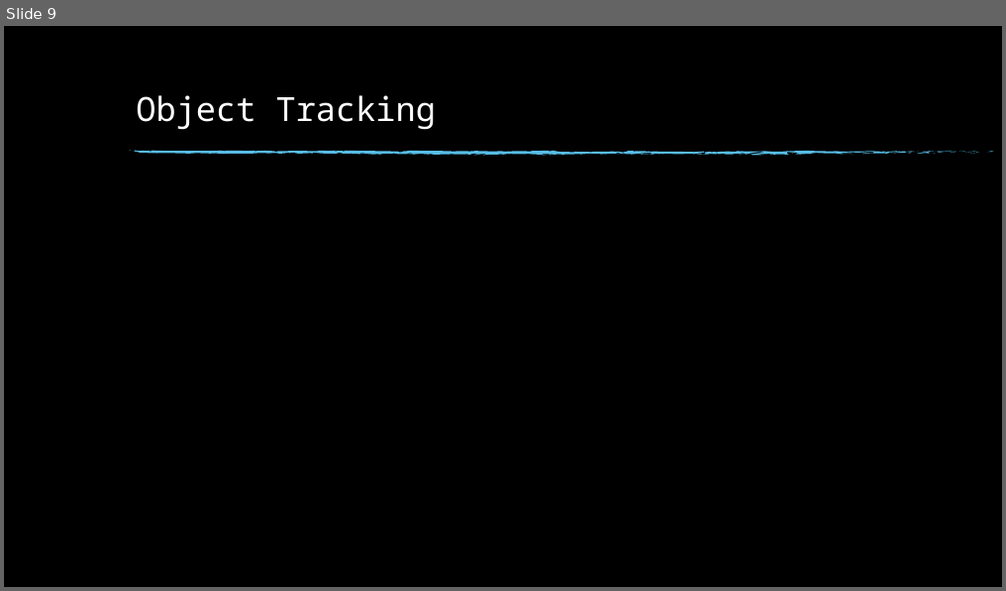
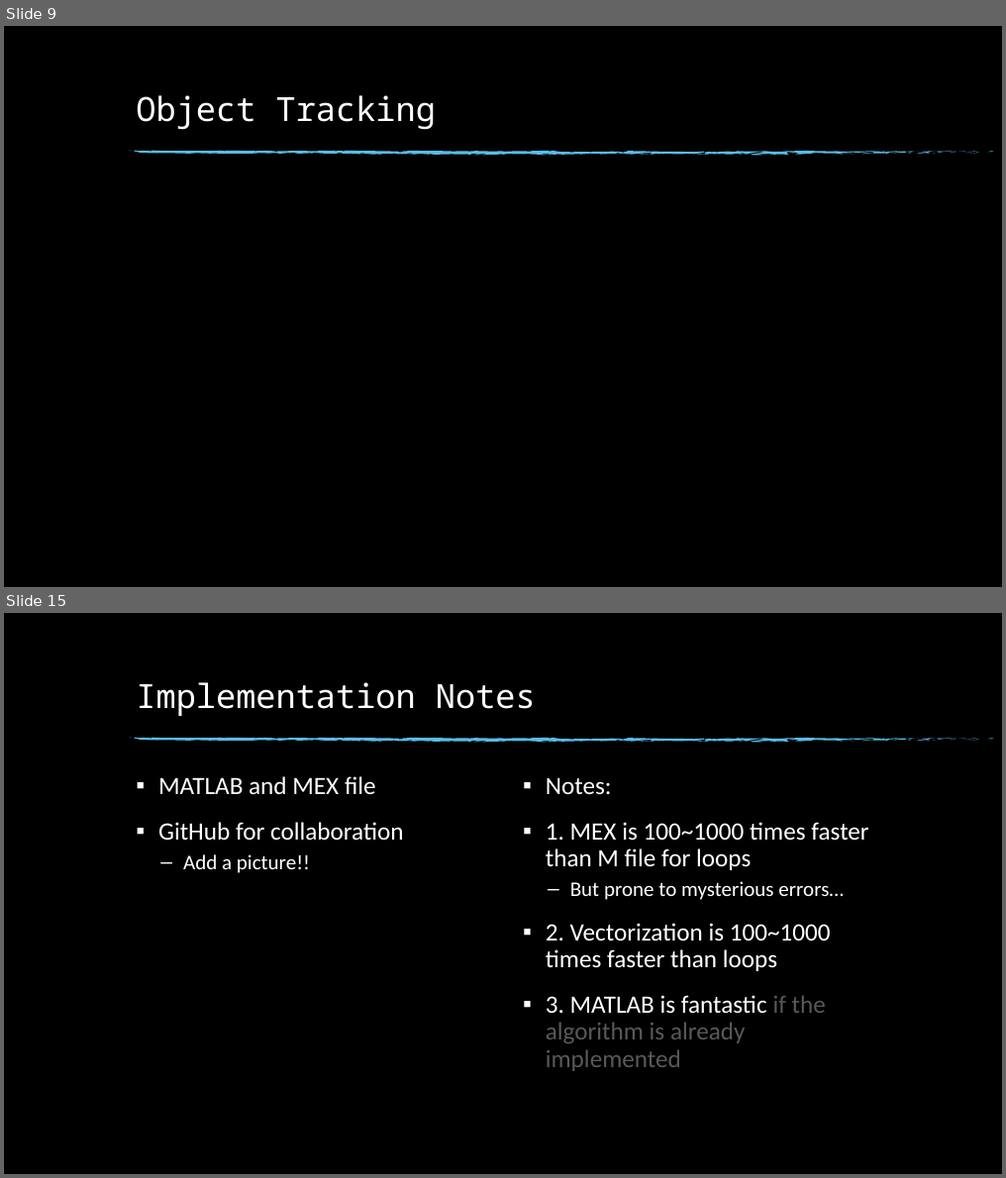
Before and after one commit to MKimiSH/PixMix-inpainting, a slide deck: Presentation.pptx. Shown one above the other, each under a label of ours: slide 9 before the commit, slides 9 and 15 after it; the slides between them are not shown. The pictures are 1006x591 and 1006x1178 pixels, drawn with LibreOffice and Linux fonts; fonts in the diff are those of the drawing; background and template pictures are left out. Boxes give left, top, right and bottom in pixels: in the first picture for what was removed or moved away, otherwise in the second. Text is boxed around its words. In the diff, an @@ line names an element or a change of style, - is before the commit and + after.

Commit message:
finished inpainting algorithm in pre.ppt

```diff
--- a/Presentation.pptx
+++ b/Presentation.pptx
@@ slide 15 added at (4,613,1002,1174), background picture (left out); not listed: 74 template elements that a slide beside it also shows @@
@@ title added at (136,682,536,716), 32 pt, text #FFFFFF @@
+Implementation Notes
@@ text added at (158,776,404,873), 24 pt, text #FFFFFF @@
+▪ MATLAB and MEX file
+▪ GitHub for collaboration
+  – Add a picture!!
@@ text added at (546,777,868,1071), 24 pt, text #FFFFFF @@
+▪ Notes:
+▪ 1. MEX is 100~1000 times faster than M file for loops
+  – But prone to mysterious errors…
+▪ 2. Vectorization is 100~1000 times faster than loops
+▪ 3. MATLAB is fantastic if the algorithm is already implemented
```
Also in this commit, not shown: 7 slides changed, 6 other slides added, 2 slides removed.
